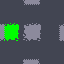
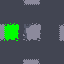
The second 64 x 64 image is a revision of the first. Changes to its layers:
added layer "Ebene 3" above "Gruppe 2" over box(24, 24, 31, 38)
